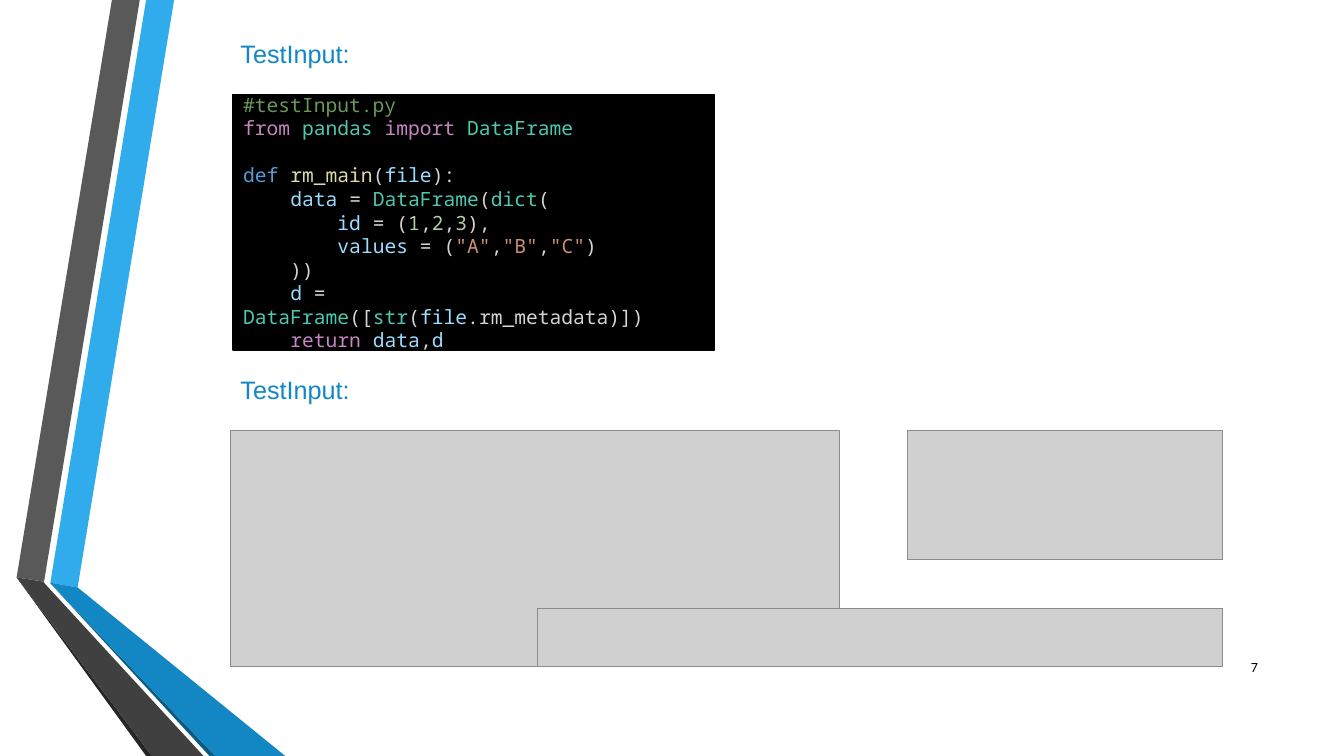
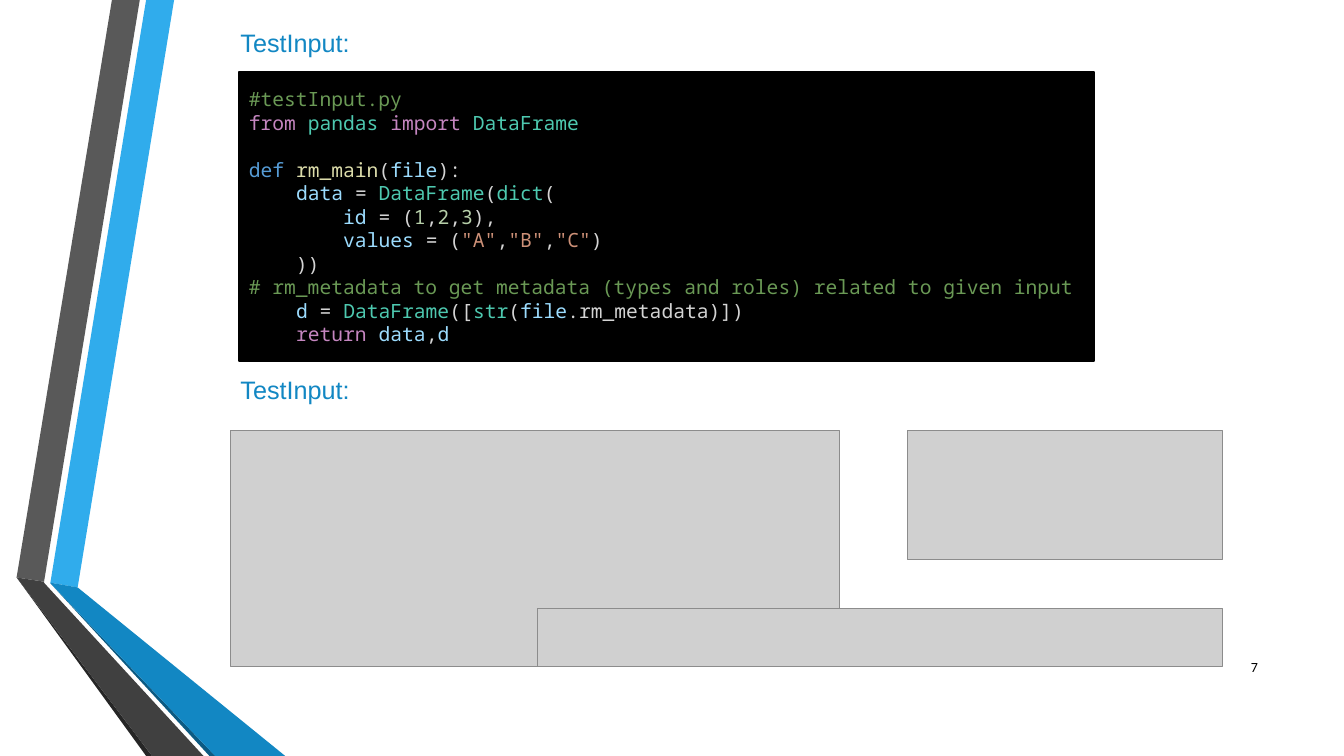
Before and after one commit to Huzefa-Mustafa/rapidminer-python, a slide deck: slide 7 of docs/Presentation_RapidMiner_Python.pptx. Drawn at 1344x756 pixels with LibreOffice and Linux fonts; fonts in the diff are those of the drawing; grey boxes stand for pictures; background and template pictures are left out. Boxes give left, top, right and bottom in pixels: in the first picture for what was removed or moved away, otherwise in the second. Text is boxed around its words. In the diff, an @@ line names an element or a change of style, - is before the commit and + after.

```diff
--- a/docs/Presentation_RapidMiner_Python.pptx
+++ b/docs/Presentation_RapidMiner_Python.pptx
@@ text "TestInput:": place and size @@
-text "TestInput:" at <box>240,45,349,69</box>
+text "TestInput:" at <box>240,34,349,57</box>
@@ rectangle "#testInput.py": place and size @@
-rectangle "#testInput.py" at <box>233,95,714,350</box>
+rectangle "#testInput.py" at <box>239,72,1095,361</box>
@@ text in rectangle at <box>272,279,1073,299</box>: paragraph added @@
+# rm_metadata to get metadata (types and roles) related to given input
```
Also in this commit, not shown: 3 other slides changed.
